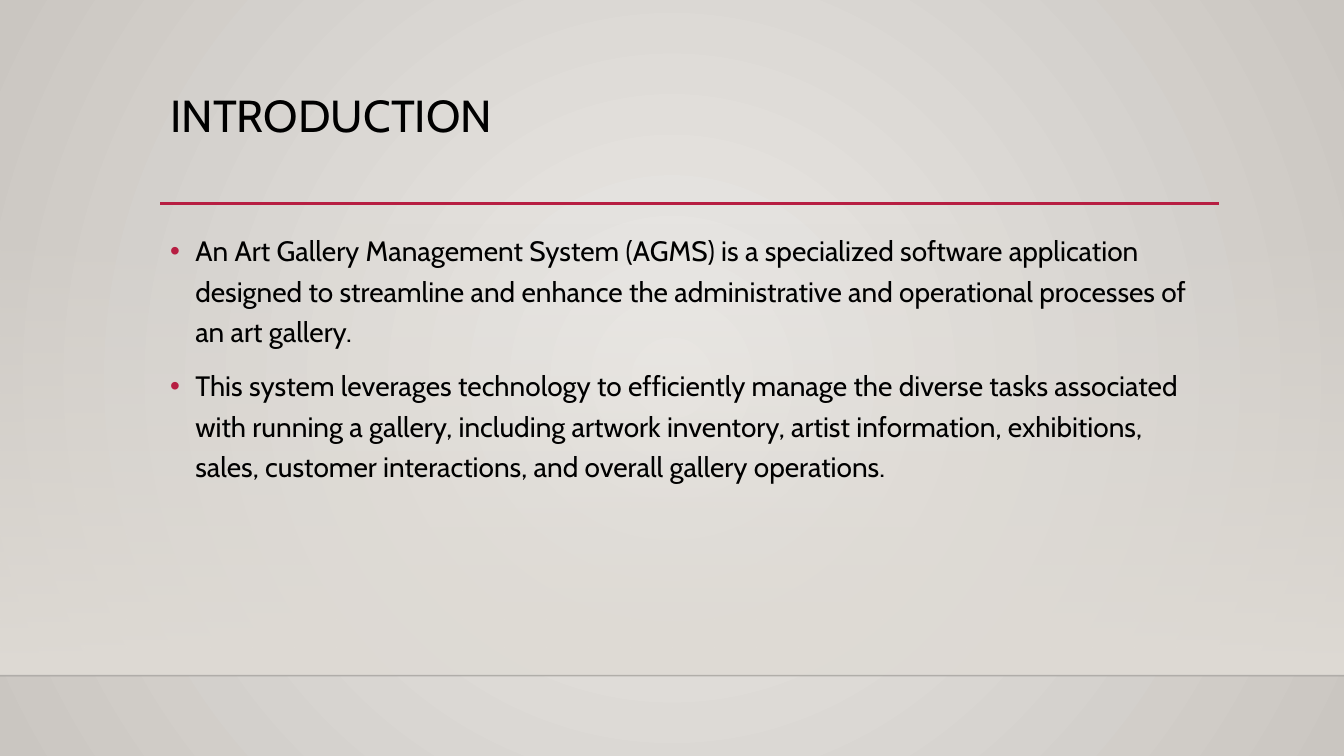
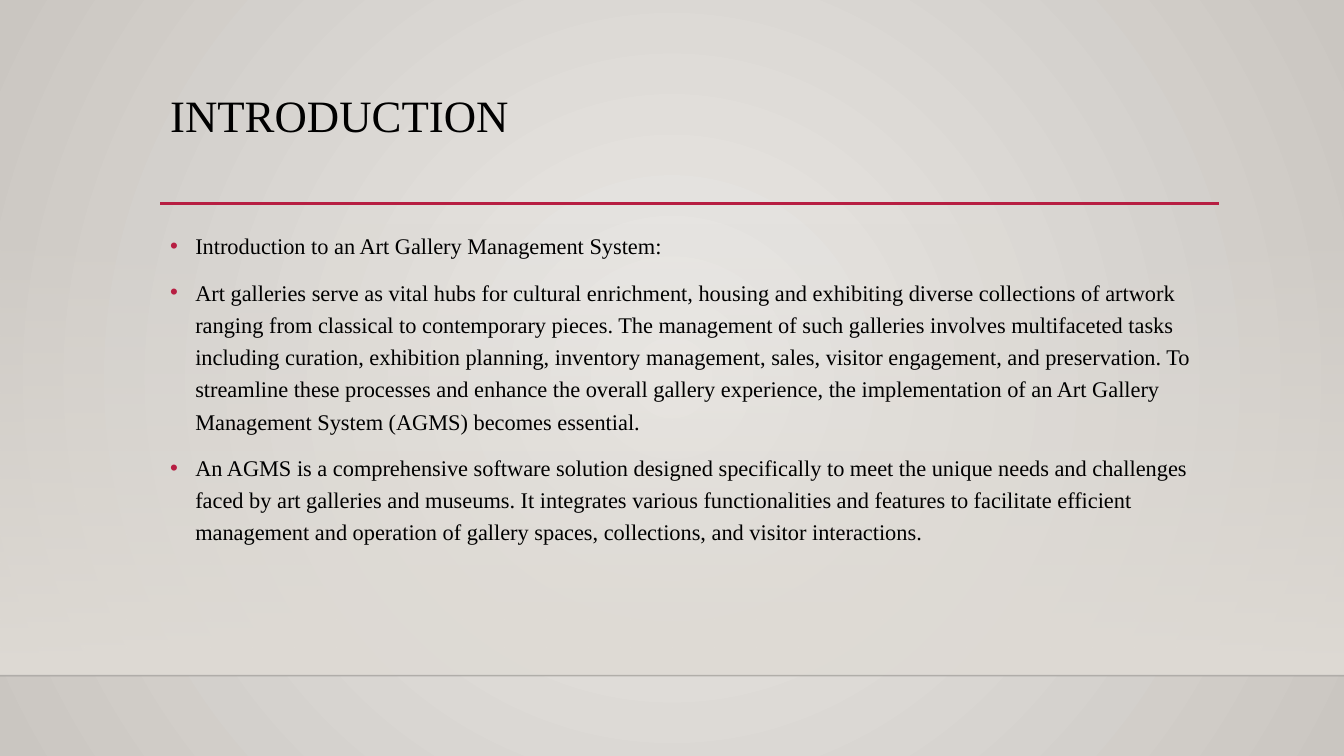
Before and after one commit to Abhigna1975/ART-GALLERY-MANAGEMENT-SYSTEM-PROJECT, a slide deck: slide 2 of Art Gallery Management System ppt.pptx. Drawn at 1344x756 pixels with LibreOffice and Linux fonts; fonts in the diff are those of the drawing; background and template pictures are left out. Boxes give left, top, right and bottom in pixels: in the first picture for what was removed or moved away, otherwise in the second. Text is boxed around its words. In the diff, an @@ line names an element or a change of style, - is before the commit and + after.

```diff
--- a/Art Gallery Management System ppt.pptx
+++ b/Art Gallery Management System ppt.pptx
@@ title "INTRODUCTION" at (170,102,508,133): font Cabin to Times New Roman @@
@@ text at (195,238,1189,545): text changed; size 20 to 16 pt; font Cabin to Times New Roman @@
-• An Art Gallery Management System (AGMS) is a specialized software application designed to streamline and enhance the administrative and operational processes of an art gallery.
-• This system leverages technology to efficiently manage the diverse tasks associated with running a gallery, including artwork inventory, artist information, exhibitions, sales, customer interactions, and overall gallery operations.
+• Introduction to an Art Gallery Management System:
+• Art galleries serve as vital hubs for cultural enrichment, housing and exhibiting diverse collections of artwork ranging from classical to contemporary pieces. The management of such galleries involves multifaceted tasks including curation, exhibition planning, inventory management, sales, visitor engagement, and preservation. To streamline these processes and enhance the overall gallery experience, the implementation of an Art Gallery Management System (AGMS) becomes essential.
+• An AGMS is a comprehensive software solution designed specifically to meet the unique needs and challenges faced by art galleries and museums. It integrates various functionalities and features to facilitate efficient management and operation of gallery spaces, collections, and visitor interactions.
```
Also in this commit, not shown: 6 other slides changed, 19 slides removed, 31 other files.
